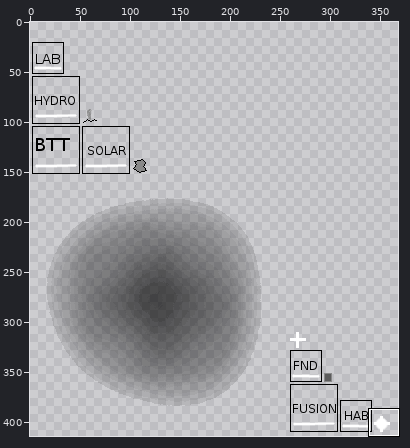
File history of a sprite sheet, core/assets/main.png. The picture above shows the old version from afar; the outline marks the close-up.
Close-up. Before:
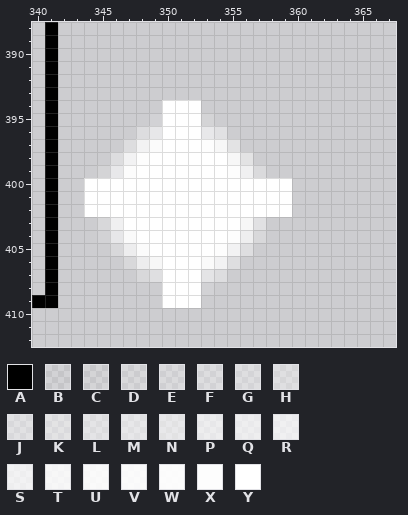
The file is 512x512 pixels. Pixels under 10% opacity are left out. Colours within 5 levels of each other are drawn and written as one. Shown: x 340..367, y 388..412. The old version is drawn lined up with the new one. The wide view leaves out empty margins. The commit also changed other parts of the picture, which this record leaves out.
Palette (. is transparent): A #000000  B #ffffff1a  C #ffffff23  D #ffffff37  E #ffffff42  F #ffffff50  G #ffffff57  H #ffffff5d  J #ffffff67  K #ffffff6f  L #ffffff77  M #ffffff85  N #ffffff8c  P #ffffffa1  Q #ffffffaa  R #ffffffb2  S #ffffffbd  T #ffffffd4  U #ffffffe3  V #ffffffe9  W #ffffffef  X #fffffff6  Y #ffffff
Pixels before, first column x 340:
388 .A..................
389 .A..................
390 .A..................
391 .A..................
392 .A..................
393 .A..................
394 .A........YYY.......
395 .A.......BYYYC......
396 .A......FMYYYNJ.....
397 .A.....FSVYYYXTK....
398 .A....FSXYYYYYYTK...
399 .A...CNWYYYYYYYXRE..
400 .A..YYYYYYYYYYYYYYYY
401 .A..YYYYYYYYYYYYYYYY
402 .A..YYYYYYYYYYYYYYYY
403 .A...DRYYYYYYYYYTJ..
404 .A...BMUYYYYYYYXQD..
405 .A....DPVYYYYYXSG...
406 .A.....DPTYYYUSG....
407 .A......DHYYYLF.....
408 .A........YYYB......
409 AA........YYY.......
The same view after the edit:
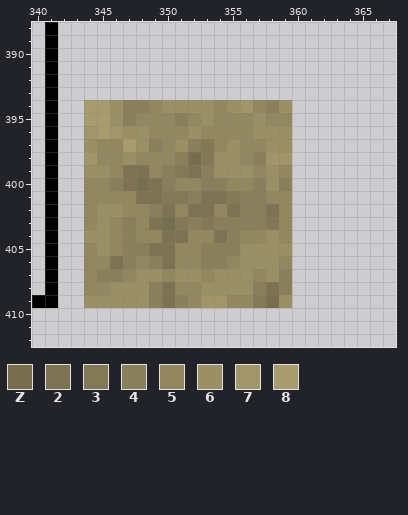
Colours new in this view: Z #776e4e  2 #7d7352  3 #837956  4 #897f5a  5 #92875f  6 #9b8f65  7 #a19569  8 #a89b6d
Difference:
whole drawing moved by +0,+18 (the old picture is shown already moved)
Changed rows in their new state; - is an unchanged pixel.
first column x 344:
394 8864456666567546
395 8864555456555655
396 7876655565555666
397 6558645643565566
398 75565554Z3665477
399 6652254324666565
400 5542Z24554455464
401 5555223342234455
402 5665542522524425
403 565452Z343444435
404 6654552255245565
405 5654422554446666
406 5524542554456665
407 5445665665666564
408 5566642556666424
409 66666424577553Z6
